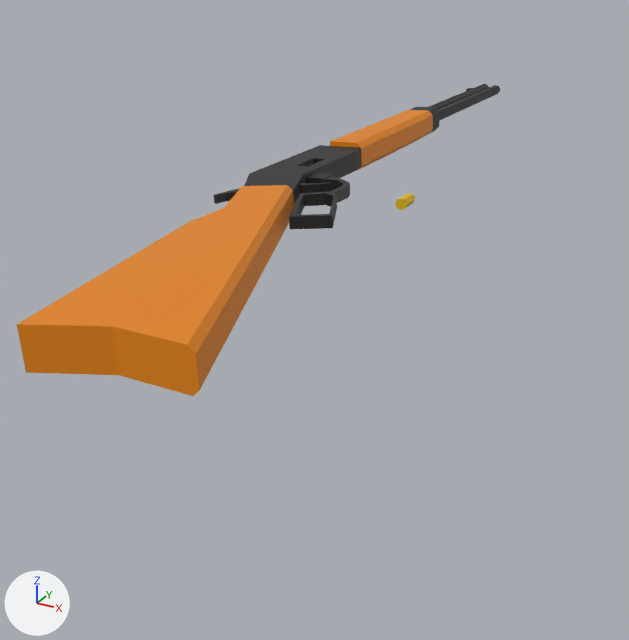
Two versions of the Blender file assets/models/guns/winchester_1873.blend, one commit apart.
Camera for both pictures: a 50 mm camera at (1.4, -3.26, 0.95) aimed at (-0.4, 0.02, -0.69). The lights are fixed; the arrows at lower left show +X, +Y and +Z.

The first picture shows 'Bullet', 'Grip', 'Lever', 'Receiver', 'Stock'.
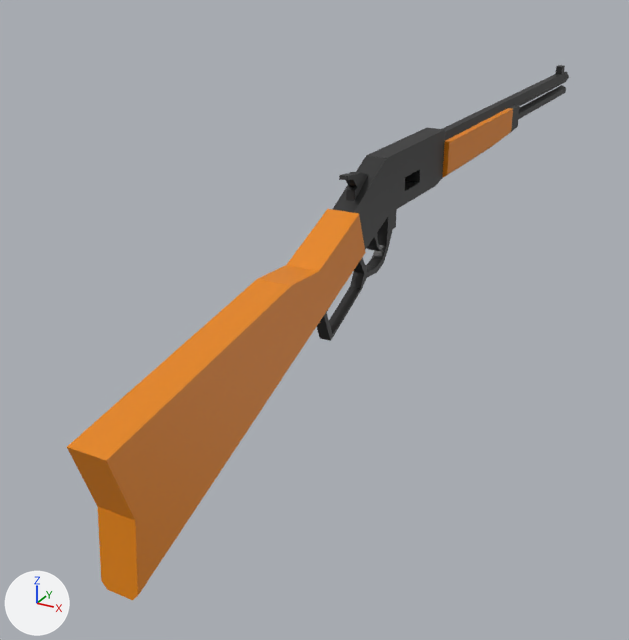
Pixel boxes [x1, y1, x2, y2] of what changed, in the pictures (629 x 640 px):
```json
{"object": "Stock", "change": "moved, turned", "before": [17, 185, 294, 396], "after": [67, 209, 366, 600]}
{"object": "Receiver", "change": "moved, turned", "before": [244, 145, 361, 205], "after": [333, 128, 445, 250]}
{"object": "Grip", "change": "moved, turned", "before": [330, 107, 439, 170], "after": [443, 105, 520, 177]}
{"object": "Lever", "change": "moved, turned", "before": [289, 176, 350, 229], "after": [317, 229, 393, 341]}
{"object": "Barrel", "change": "moved, turned", "before": [429, 84, 489, 109], "after": [442, 65, 569, 141]}
{"object": "Tube", "change": "moved, turned", "before": [438, 85, 500, 121], "after": [519, 85, 566, 119]}
{"object": "Hammer", "change": "moved, turned", "before": [214, 188, 240, 204], "after": [339, 172, 368, 201]}
{"object": "Trigger", "change": "moved, turned", "before": [299, 181, 333, 193], "after": [367, 234, 383, 252]}
{"object": "Bullet", "change": "moved", "before": [395, 194, 415, 210], "on screen": "not visible afterwards"}
```

The change, as JSON lines over the scene's bpy script:
```json
{"op": "set", "path": "ob_bullet.location", "old": "(0.025, 0.029, -0.066)", "new": "(0.017, 0.179, 0.023)"}
{"op": "set", "path": "ob_receiver.rotation_euler", "old": "(0.0, -1.628, 0.0)", "new": "(0.0, 0.0, 0.0)", "note": "degrees (0, -93, 0) -> degrees (0, 0, 0)"}
{"op": "set", "path": "ob_receiver.location", "old": "(-0.409, 0.0, 0.0)", "new": "(0.0, 0.0, 0.0)"}
```
